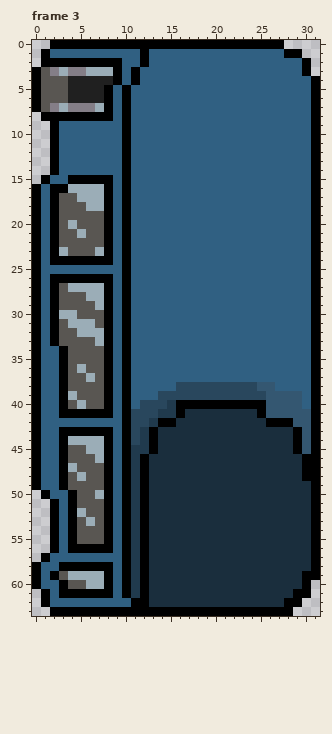
One commit to this pixel-art file: Assets/Sprites/Bus/bus_left.ase. Above, as it was before the edit.
32x64 pixels, 5 frames. Shown: frame 3. The commit also changed other frames, which this record leaves out.
After:
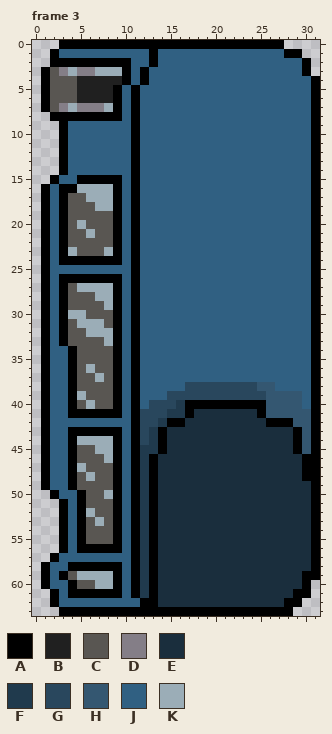
Palette (. is transparent): A #000000  B #202020  C #595652  D #847e87  E #1a2e3d  F #203a4d  G #29475d  H #345771  J #306082  K #9badb7
Difference:
Changed rows in their new state; - is an unchanged pixel.
Frame 3, layers "Doors", "Bus":
first column x 0:
 0 --.---------------
 1 -.A---------JA----
 2 -.--------A-JA----
 3 .ACDK-D--KAJA-----
 4 .A--C----BAJA-----
 5 .A--C---BAJA------
 6 .A--C---BAJA------
 7 .ACDK--DKAJA------
 8 -.-------AJA------
 9 --.A------JA------
10 --.A------JA------
11 --.A------JA------
12 --.A------JA------
13 --.A------JA------
14 --.A------JA------
15 -.A-J----AJA------
16 .AJ-A---KAJA------
17 .AJA-C--KAJA------
18 .AJA--C-KAJA------
19 .AJA----CAJA------
20 .AJACK--CAJA------
21 .AJA-CK-CAJA------
22 .AJA----CAJA------
23 .AJAK--CKAJA------
24 .AJ------AJA------
25 .A--------JA------
26 .AJ------AJA------
27 .AJAC---KAJA------
28 .AJA--C-KAJA------
29 .AJA---CKAJA------
30 .AJA-K--CAJA------
31 .AJAC--KCAJA------
32 .AJA-C--KAJA------
33 .AJA---CKAJA------
34 .A-JA---CAJA------
35 .A-JA---CAJA------
36 .A-JACK-CAJA------
37 .A-JA-CKCAJA------
38 .A-JA---CAJA----J-
39 .A-JAK--CAJA--J---
40 .A-JACK-CAJAJ--GF-
41 .A-J-----AJA--G-FA
42 .A--------JA-GF-A-
43 .A-J-----AJAGFA---
44 .A-JA---KAJAGFA---
45 .A-JA-C-KAJA-FA---
46 .A-JA--CKAJAFA----
47 .A-JAK--CAJAFA----
48 .A-JACK-CAJAFA----
49 .A-JA---CAJAFA----
50 -.A-JA-CKAJAFA----
51 --.AJA--CAJAFA----
52 --.AJAK-CAJAFA----
53 --.AJACKCAJAFA----
54 --.AJA--CAJAFA----
55 --.AJA--CAJAFA----
56 --.AJ----AJAFA----
57 -.A-------JAFA----
58 .A-J-----AJAFA----
59 .AJAC---KAJAFA----
60 .A-JA-C-KAJAFA----
61 -.AJ-----AJAFA----
62 -.A--------J-A----
63 --.---------------
Changed places in both pictures, as pixel boxes (x1, y1, x2, y2):
changed: (32, 40, 194, 616)
